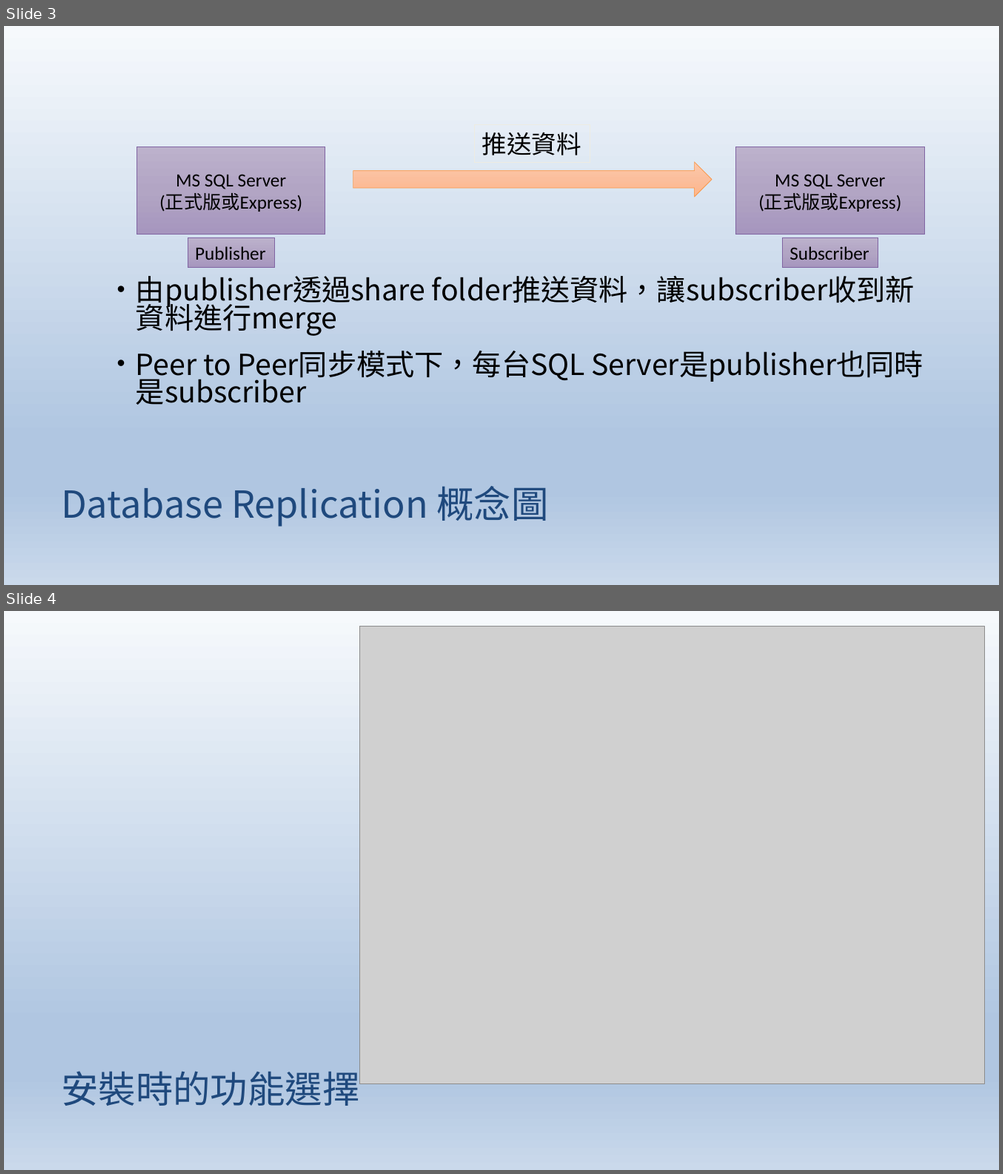
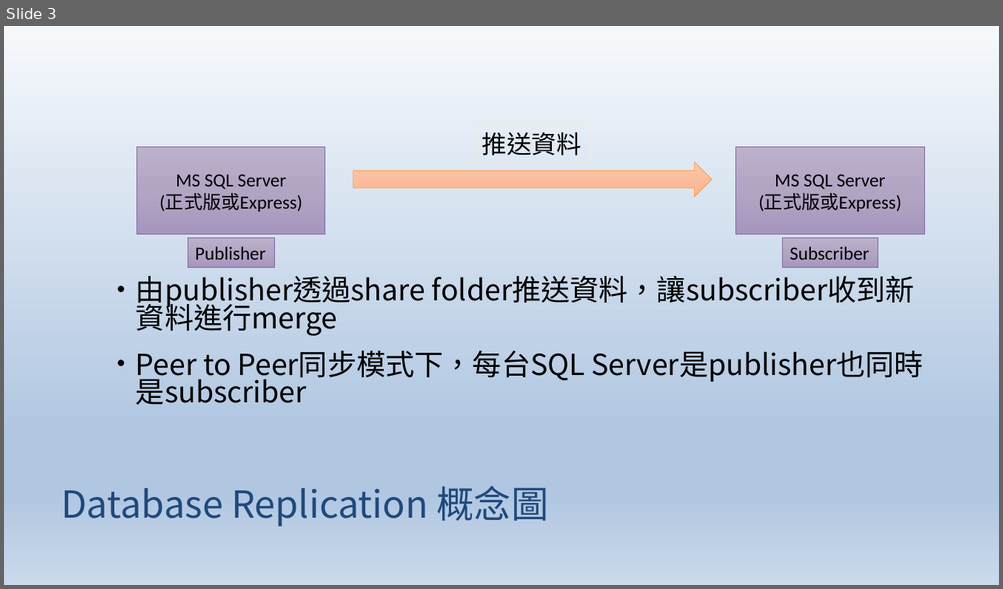
Before and after one commit to smokingpc/MssqlReplication, a slide deck: doc/introduction.pptx. Shown one above the other, each under a label of ours: slides 3 and 4 before the commit, slide 3 after it. The pictures are 1003x1174 and 1003x589 pixels, drawn with LibreOffice and Linux fonts; fonts in the diff are those of the drawing; grey boxes stand for pictures. Boxes give left, top, right and bottom in pixels: in the first picture for what was removed or moved away, otherwise in the second. Text is boxed around its words. In the diff, an @@ line names an element or a change of style, - is before the commit and + after.

```diff
--- a/doc/introduction.pptx
+++ b/doc/introduction.pptx
@@ slide 4 removed at (x1=4, y1=611, x2=999, y2=1170), background gradient #FCFBF9 to #F8F7F3 to #EEECE1; not listed: 1 template element that a slide beside it also shows @@
@@ picture removed at (x1=360, y1=627, x2=984, y2=1085) @@
@@ title removed at (x1=61, y1=1071, x2=359, y2=1106) @@
-安裝時的功能選擇
```
Also in this commit, not shown: 3 slides changed, 3 slides added.
